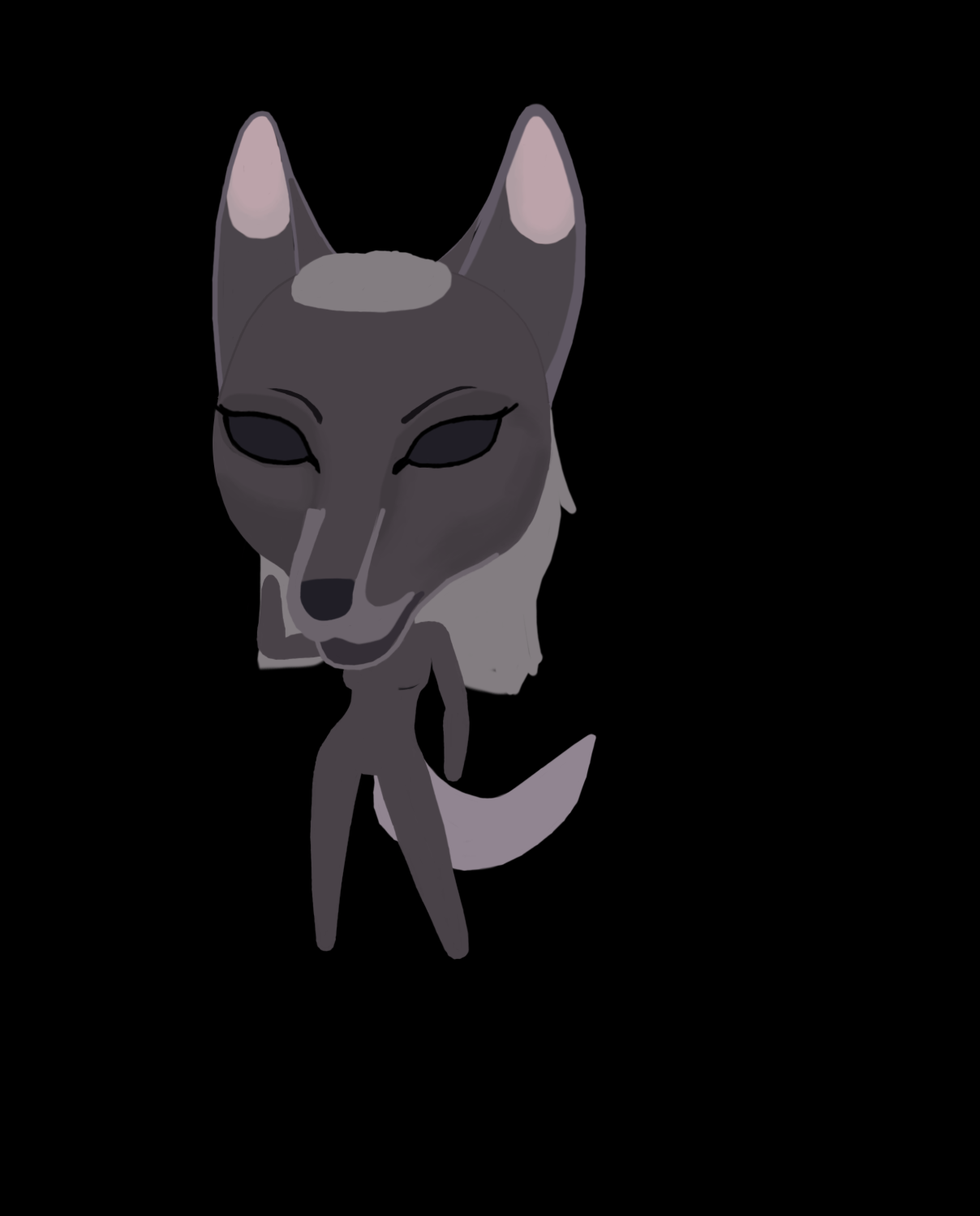
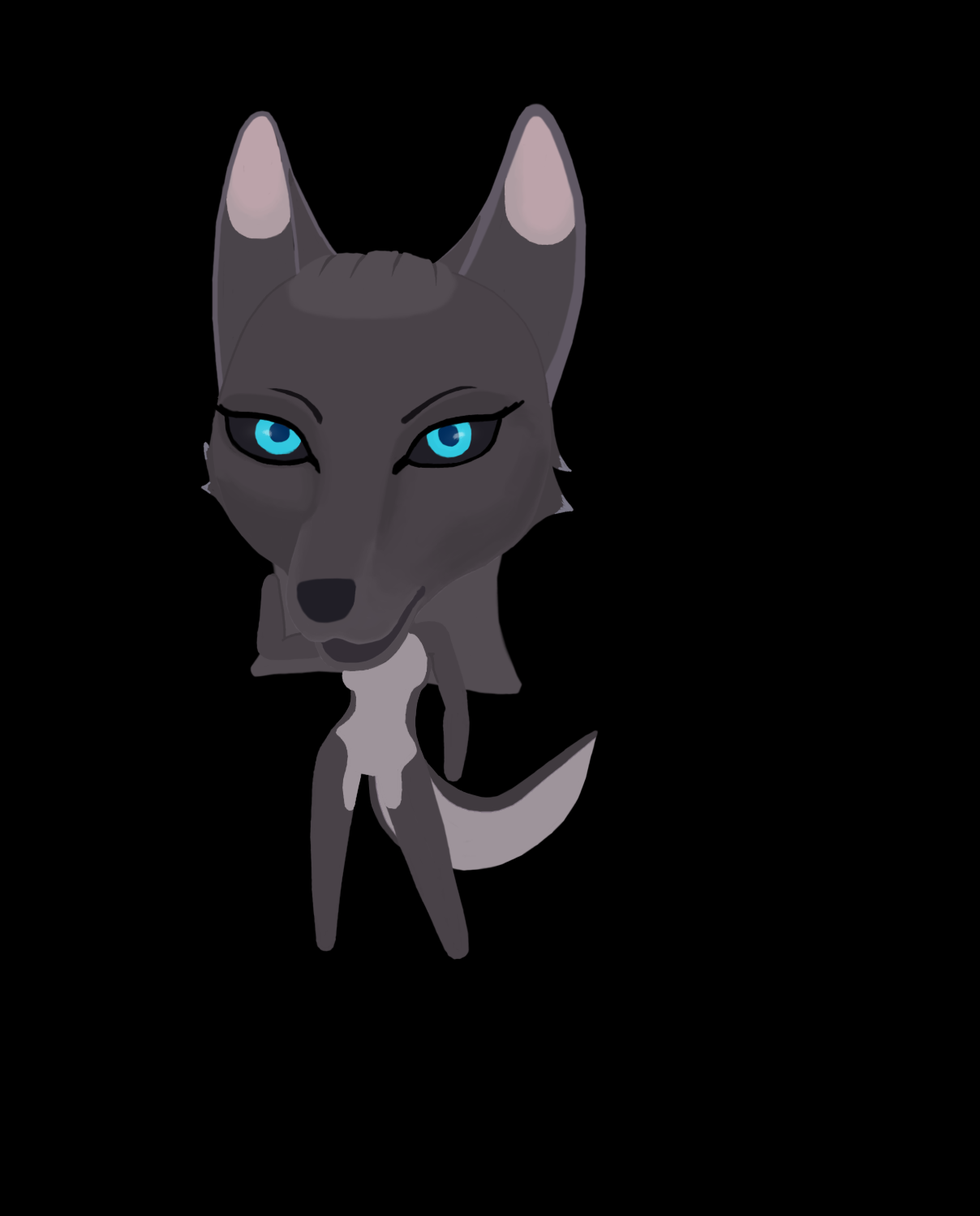
The second 980×1216 image is a revision of the first. Changes to its layers:
painted on "LINES" over [207, 398, 525, 470]
painted on "HAIR" over [285, 249, 458, 320]
removed layer "BASE #2" over [284, 503, 501, 674]
painted on "NOES" over [348, 584, 356, 611]
added layer "IRIS #1" (48%) above "IRIS" over [236, 415, 487, 457]
added layer "IRIS" above "EYES" over [253, 415, 472, 459]
painted on "BASE" over [212, 167, 542, 815]
added layer "FLOOF #2" above "PARTY_IN_THE_BACK" over [200, 283, 575, 549]
painted on "PARTY_IN_THE_BACK" over [212, 398, 578, 697]
painted on "TAIL" over [367, 728, 599, 872]
painted on "ears" over [470, 218, 482, 247]
painted on "FLOOF #1" over [225, 176, 575, 246]
